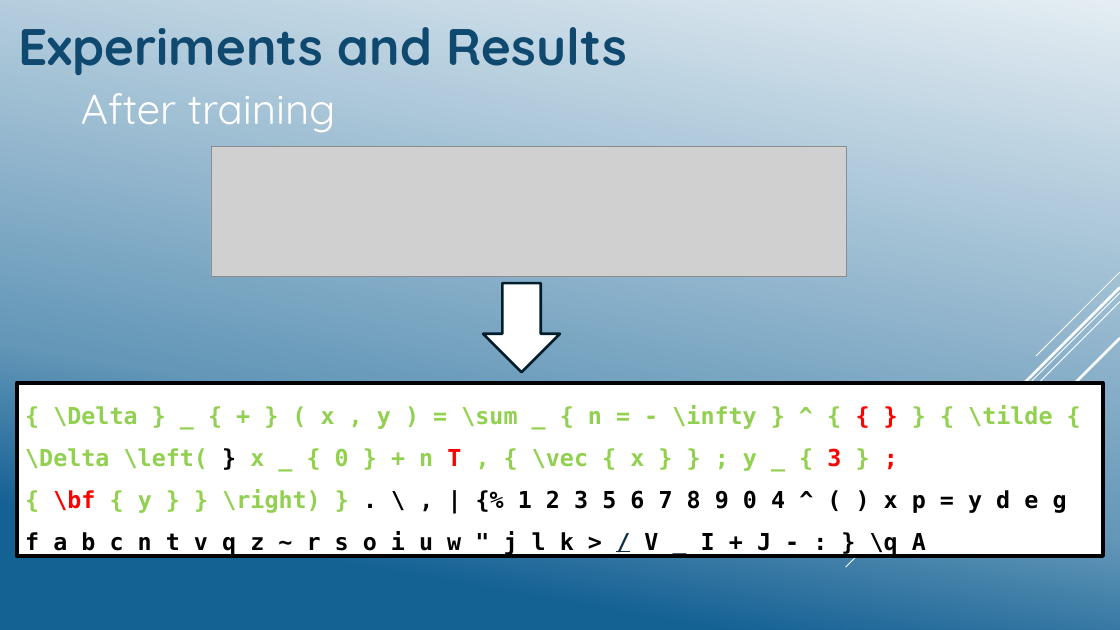
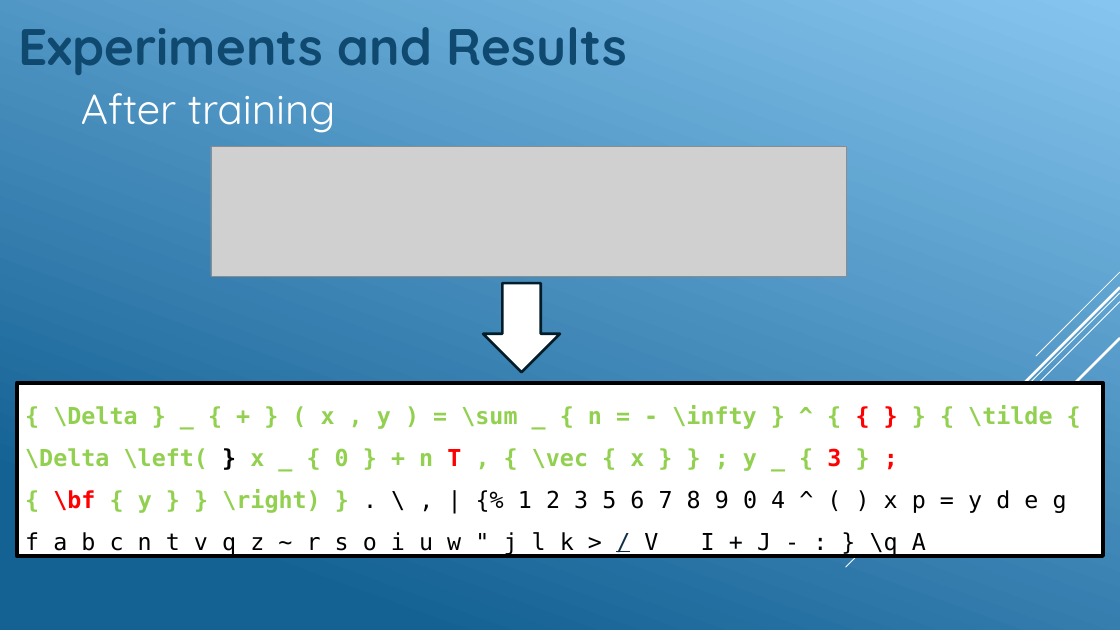
Before and after one commit to GeckSpy/IPdf2Latex, a slide deck: slide 17 of Presentation/Final presentation.pptx (slide 14 before the commit). Drawn at 1120x630 pixels with LibreOffice and Linux fonts; fonts in the diff are those of the drawing; grey boxes stand for pictures. Boxes give left, top, right and bottom in pixels: in the first picture for what was removed or moved away, otherwise in the second. Text is boxed around its words. In the diff, an @@ line names an element or a change of style, - is before the commit and + after.

```diff
--- a/Presentation/Final presentation.pptx
+++ b/Presentation/Final presentation.pptx
@@ background gradient #E4EDF3 to #6497B8 to #146194 to gradient #86C5EF to #146194 @@
@@ text in rectangle at [25,489,1067,556]: bold off in ". \ , | {% 1 2 ..." @@
```
Also in this commit, not shown: 16 other slides changed, 4 slides added, 1 slide removed.
